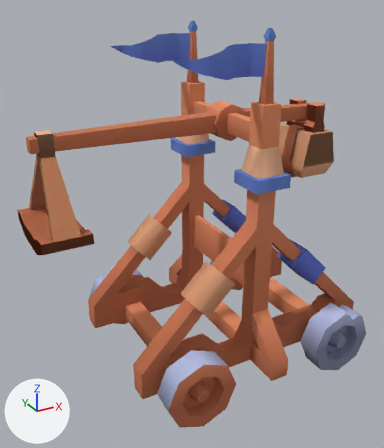
One commit to the glTF model android/files/assets/models/siege/siege-trebuchet.glb: the scene before it, then after it.
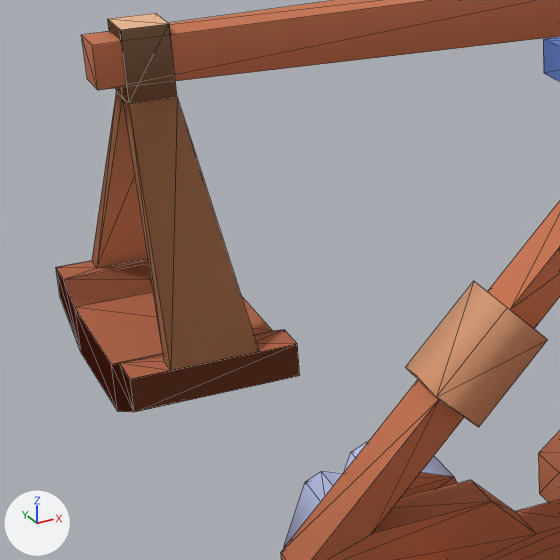
The first picture shows the older version from a 50 mm camera at (-1.56, -2.47, 2.12) aimed at (-0.22, -0.03, 0.9). The close-ups show the older and then the newer version on the part from 0% to 46% of the width and 28% to 67% of the height of that picture. Only the edits that show in the close-ups are written down. Lighting does not change. The marker at lower left points along +X, +Y and +Z. The close-ups show mesh edges as thin lines. Where no turn or scale is listed for an object, it has been applied to the vertices.

Names of what the first close-up shows: 'arm', 'catapult', 'catapult.001', 'siege-trebuchet', 'wheel.001'.
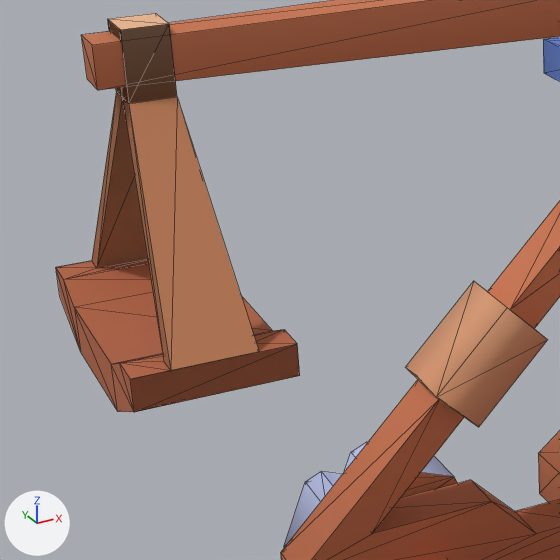
Boxes [x1, y1, x2, y2] around the edits, measured in the close-ups (560 x 560 px):
'catapult.001', reshaped
    before: [98, 98, 148, 267]
    after: [56, 20, 300, 412]
'catapult', unchanged, covered by the edit
    both: [56, 13, 300, 412]

The change, as a list of edits to the scene's bpy script:
```text
Change ob_catapult_001:
    ob_catapult_001: bpy.data.objects.new('catapult.001', me_catapult_001) -> bpy.data.objects.new('catapult.001', me_catapult)
```
